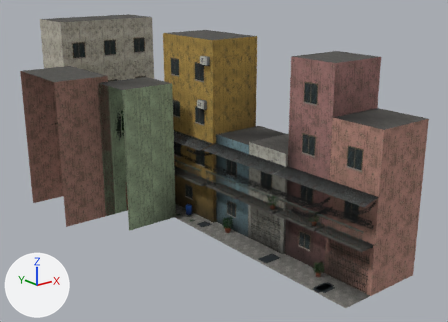
A saved change to the glTF model assets/models/env/shrine.glb.
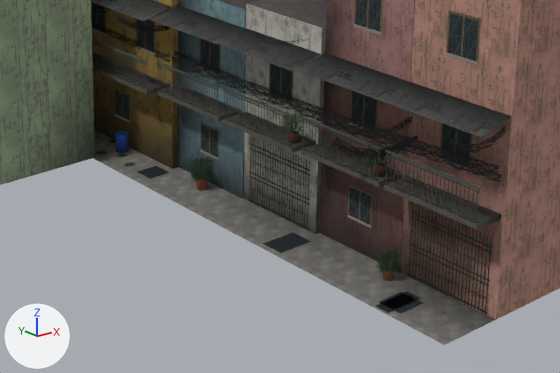
Old and new are each drawn whole from a 50 mm camera at (-25.2, -4.4, 17.9) aimed at (1.4, 28.8, 4.6) and again close up on the part from 29% to 90% of the width and 44% to 100% of the height. Every picture has the same lights, and +X, +Y and +Z are marked at lower left. The older version's two pictures come first. Objects named as collision shapes, trigger or cutter boxes, shadow casters or lower levels of detail are left out. Vertices at exactly the same position are counted once.

Before the edit, the objects in view are built like this:
```python
me_shrine_cables_cut = bpy.data.meshes.new('shrine_cables_cut')
me_shrine_cables_cut.from_pydata(...)  # 160 vertices, 128 faces; spans x -4.2..4.3, y 14.9..39.9, z 3.6..6.8
me_shrine_cables_cut.materials.append(mat_m_cables_cut)
me_shrine_concrete = bpy.data.meshes.new('shrine_concrete')
me_shrine_concrete.from_pydata(...)  # 40 vertices, 38 faces; spans x -1.1..2.2, y 15.0..37.7, z 0.0..0.4
me_shrine_concrete.materials.append(mat_m_concrete)
me_shrine_plastic_blue = bpy.data.meshes.new('shrine_plastic_blue')
me_shrine_plastic_blue.from_pydata(...)  # a 7-sided cylinder along z spanning x -0.094..0.394, y 31.25..31.725, z 0.0..0.7
me_shrine_plastic_blue.materials.append(mat_m_plastic_blue)
me_shrine_wall_pink = bpy.data.meshes.new('shrine_wall_pink')
me_shrine_wall_pink.from_pydata(...)  # 74 vertices, 74 faces; spans x -8.2..5.0, y 15.0..41.0, z 0.0..12.8
me_shrine_wall_pink.materials.append(mat_m_wall_pink)
ob_shrine_cables_cut = bpy.data.objects.new('shrine_cables_cut', me_shrine_cables_cut)
ob_shrine_cables_cut.location = (0.0, 0.0, 0.0)
ob_shrine_concrete = bpy.data.objects.new('shrine_concrete', me_shrine_concrete)
ob_shrine_concrete.location = (0.0, 0.0, 0.0)
ob_shrine_plastic_blue = bpy.data.objects.new('shrine_plastic_blue', me_shrine_plastic_blue)
ob_shrine_plastic_blue.location = (0.0, 0.0, 0.0)
ob_shrine_wall_pink = bpy.data.objects.new('shrine_wall_pink', me_shrine_wall_pink)
ob_shrine_wall_pink.location = (0.0, 0.0, 0.0)
# also in view: 'shrine_concrete_dark' at (0.0, 30.6, 6.9); 'shrine_wall_green' at (1.6, 36.3, 5.0); 'shrine_window_bars' at (0.0, 29.2, 6.6); 'shrine_wall_blue' at (2.8, 27.2, 3.3); 'shrine_wall_white' at (0.3, 34.1, 6.9)
```
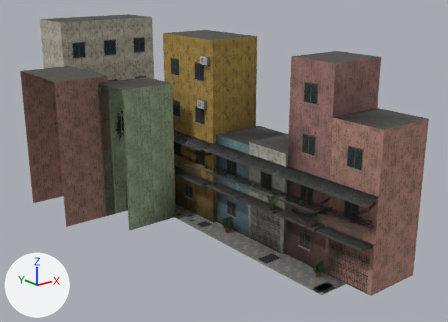
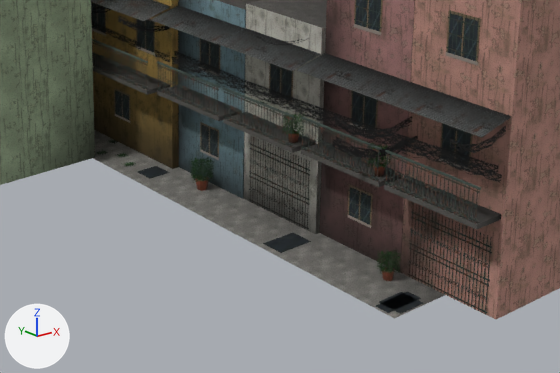
What differs and where, as boxes (x1, y1, x2, y2) in the close-ups (560 x 373 px):
'shrine_concrete', reshaped (13% narrower, 12% shorter)
    before: (93, 130, 496, 345)
    after: (93, 130, 445, 319)
'shrine_plastic_blue', moved (not visible afterwards)
    before: (116, 131, 129, 153)
part 3 of me_shrine_wall_pink, recoloured (lighter)
    both: (410, 222, 451, 295)
part 4 of me_shrine_wall_pink, recoloured (lighter)
    both: (447, 221, 496, 319)

Patch to the scene script:
```diff
--- a/assets/models/env/shrine.glb.py
+++ b/assets/models/env/shrine.glb.py
@@ me_shrine_concrete @@
 # used by ob_shrine_concrete; location = (0.0, 0.0, 0.0)
-me_shrine_concrete.from_pydata(...)  # 40 vertices, 38 faces; spans x -1.1..2.2, y 15.0..37.7, z 0.0..0.4
+me_shrine_concrete.from_pydata(...)  # 40 vertices, 38 faces; spans x -1.1..2.2, y 16.8..37.7, z 0.0..0.4
+# me_shrine_concrete part 1: the loose piece of 18 vertices spanning x -1.1..1.3, y 15.0..35.0, z 0.0 is scaled about its middle by (1, 0.91, 1), then moved by (0.0, 0.9, 0.0)
+# other edits to the shape of me_shrine_concrete do not show in these pictures
 me_shrine_concrete.materials.append(mat_m_concrete)
@@ me_shrine_plastic_blue @@
 # used by ob_shrine_plastic_blue; location = (0.0, 0.0, 0.0)
-me_shrine_plastic_blue.from_pydata(...)  # 14 vertices, 24 faces; spans x -0.094..0.394, y 31.25..31.725, z 0.0..0.7
+me_shrine_plastic_blue.from_pydata(...)  # 14 vertices, 24 faces; spans x 2.206..2.694, y 35.3..35.775, z 0.0..0.7
+# me_shrine_plastic_blue part 2: the whole mesh is moved by (2.3, 4.05, 0.0)
 me_shrine_plastic_blue.materials.append(mat_m_plastic_blue)
@@ me_shrine_wall_pink @@
 me_shrine_wall_pink.from_pydata(...)  # 74 vertices, 74 faces; spans x -8.2..5.0, y 15.0..41.0, z 0.0..12.8
 # used by ob_shrine_wall_pink; location = (0.0, 0.0, 0.0)
+# me_shrine_wall_pink part 3: 6 faces centred in x 1.0..3.7, y 17.4..22.0, z 1.1..4.3 are repainted in the vertex colours; the middle colour goes from dark grey #57554f to dark grey #4b4a45
+# me_shrine_wall_pink part 4: 2 faces centred in x 1.0, y 15.6..16.2, z 1.1..2.2 are repainted in the vertex colours; the middle colour goes from dark grey #6d6b64 to white #f0ebde
 me_shrine_wall_pink.materials.append(mat_m_wall_pink)
```
